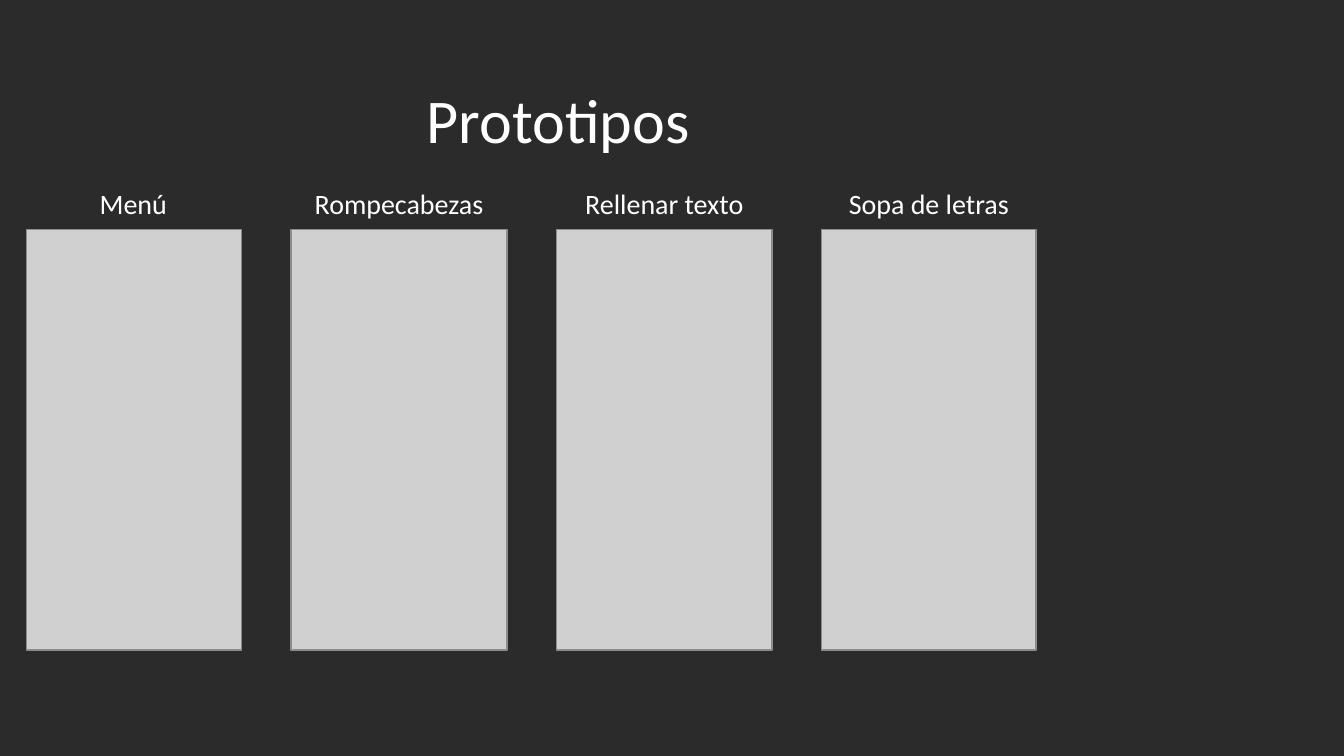
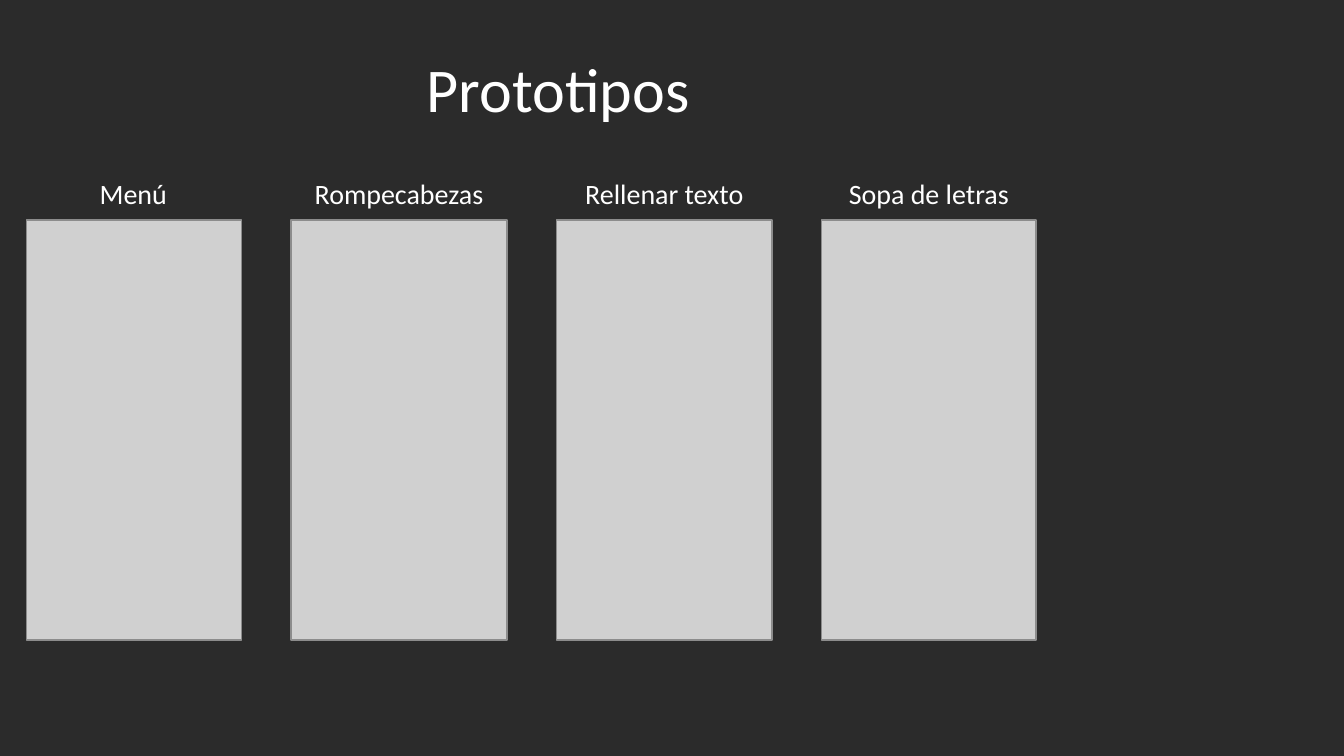
Before and after one commit to Jandycon/PROYECTOAPP, a slide deck: slide 8 of DidaktikApp.pptx. Drawn at 1344x756 pixels with LibreOffice and Linux fonts; fonts in the diff are those of the drawing; grey boxes stand for pictures; background and template pictures are left out; a plain dark background stands for a picture behind light text. Boxes give left, top, right and bottom in pixels: in the first picture for what was removed or moved away, otherwise in the second. Text is boxed around its words. In the diff, an @@ line names an element or a change of style, - is before the commit and + after.

```diff
--- a/DidaktikApp.pptx
+++ b/DidaktikApp.pptx
@@ text "Prototipos": place and size @@
-text "Prototipos" at [427, 100, 690, 153]
+text "Prototipos" at [427, 69, 690, 122]
@@ 4 pictures, 4 texts: place and size @@
-4 pictures, 4 texts at [27, 194, 1035, 650]
+4 pictures, 4 texts at [27, 184, 1035, 641]
```
Also in this commit, not shown: 15 other slides changed.
